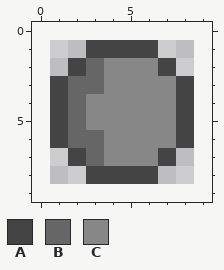
Two states of a pixel-art sprite, img/bullet.png. The picture above is the old version.
The file is 8x8 pixels. The old version is drawn lined up with the new one, on the new canvas.
Palette (. is transparent): A #444444  B #666666  C #878787
Pixels before, first column x 1:
1 ..AAAA..
2 .ABCCCA.
3 ABBCCCCA
4 ABCCCCCA
5 ABCCCCCA
6 ABBCCCCA
7 .ABCCCA.
8 ..AAAA..
The same view after the edit:
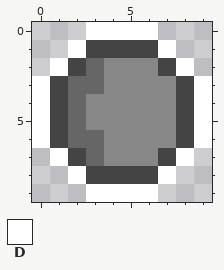
Colours new in this view: D #ffffff
Diff:
canvas 8x8 -> 10x10, the old top-left corner now at 1,1
y 0: x 3..6 .... -> DDDD
y 1: x 2 . -> D; x 7 . -> D
y 2: x 1 . -> D; x 8 . -> D
y 3..6: x 0 . -> D; x 9 . -> D
y 7: x 1 . -> D; x 8 . -> D
y 8: x 2 . -> D; x 7 . -> D
y 9: x 3..6 .... -> DDDD
Changed places in both pictures, as pixel boxes (x1, y1, x2, y2):
added: (32, 22, 212, 202)
